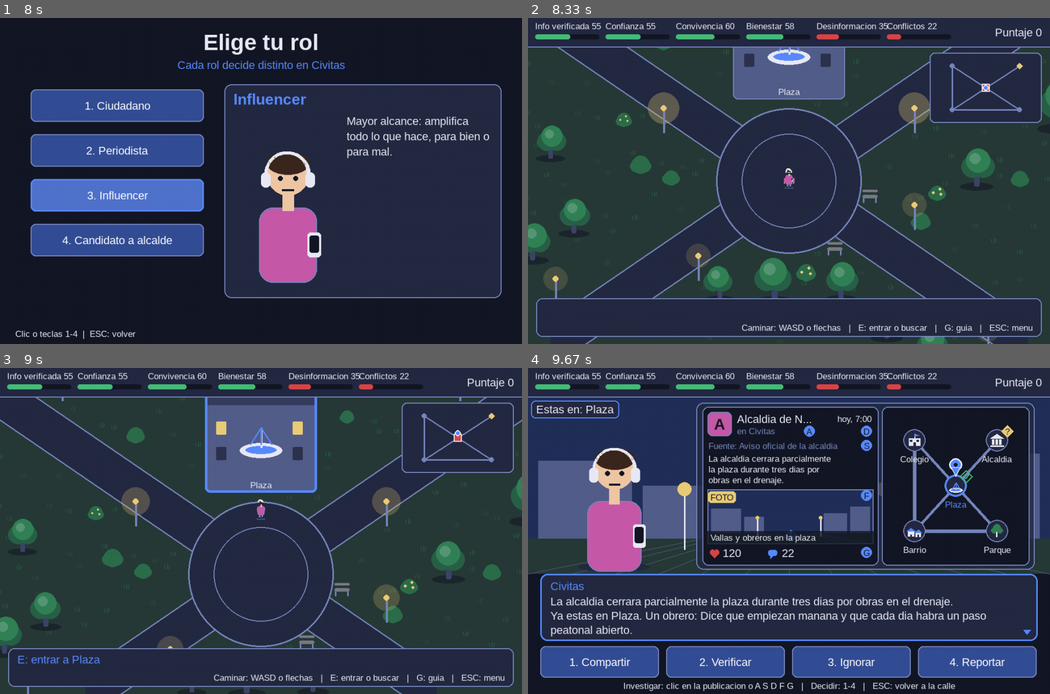
Above: before the commit, frames 1-4 (two rows, left to right).
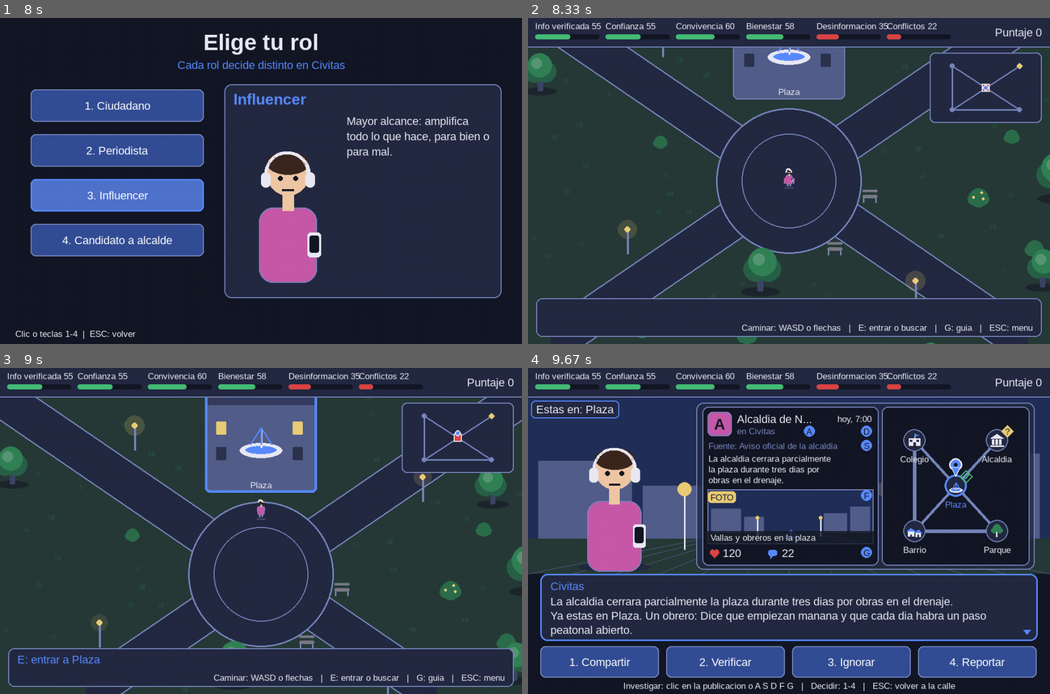
Above: after the commit, the same moments.

Repository: Jsvarela/POST-TRUTH
Game: pygame game, started from src/main.py
Two runs of this game, one before a commit and one after it. Both use one fixed random seed, a clock stepped at 60 frames per second and the inputs below.
Inputs (mouse positions are in pixels of both pictures, inside the frame that each line leads up to):
- Up to frame 1 (8 s): tap Enter at 0.33 s; hold Right 0.67-1.13 s; move the mouse to (428, 171) at 0.7 s; hold Up 1.17-1.47 s; hold Left 2-2.53 s; hold Down 2.57-2.87 s; hold Left 2.9-3.3 s; hold Up 3.33-3.7 s; hold Right 3.73-4.37 s; hold Down 4.4-4.77 s; hold Left 4.8-5.27 s; hold Right 5.3-5.77 s; hold Up 5.8-6.1 s; hold Left 6.63-7.17 s; hold Down 7.2-7.5 s; hold Left 7.53-7.93 s
- Up to frame 2 (8.33 s): click "3. Influencer" at 8.02 s; tap 1 at 8.3 s
- Up to frame 3 (9 s): hold Up from 8.63 s (still down); move the mouse to (187, 462) at 8.67 s
- Up to frame 4 (9.67 s): release Up at 9 s; tap E at 9.03 s; hold Right from 9.37 s (still down); move the mouse to (924, 501) at 9.4 s

Frame 1 is identical in both runs. In frame 2, 8.1% of the frame differs, in the area x 0-100%, y 9-100%; in frame 3, 6.2%; in frame 4, nothing differs.

Commit message:
Decorado menos cargado: menos cesped, arboles, arbustos, faroles y pajaros; halos mas suaves

Diff:
--- a/src/post_truth/views/arte_mundo.py
+++ b/src/post_truth/views/arte_mundo.py
@@ -91,9 +91,9 @@
         """`brillo` (0..1) late despacio: el halo es semitransparente."""
         x, y = base
         lampara = (x, y - tam)
-        halo = tam // 2 + round(brillo * tam // 6)
+        halo = tam // 3 + round(brillo * tam // 10)
         capa = pygame.Surface((halo * 2, halo * 2), pygame.SRCALPHA)
-        pygame.draw.circle(capa, (*tema.detalle, 40 + round(40 * brillo)), (halo, halo), halo)
+        pygame.draw.circle(capa, (*tema.detalle, 22 + round(26 * brillo)), (halo, halo), halo)
         pantalla.blit(capa, (lampara[0] - halo, lampara[1] - halo))
         pygame.draw.line(pantalla, tema.borde, (x, y), lampara, max(2, tam // 12))
         pygame.draw.circle(pantalla, tema.detalle, lampara, max(2, tam // 8))
--- a/src/post_truth/views/decorado.py
+++ b/src/post_truth/views/decorado.py
@@ -13,10 +13,10 @@
 from post_truth.models.mundo import MundoCiudad
 
 SEMILLA = 2026
-SEPARACION_CESPED = 64     # px del mundo entre matas de cesped (con un poco de azar)
-MAX_ARBOLES, SEPARACION_ARBOLES = 70, 95
-MAX_ARBUSTOS, SEPARACION_ARBUSTOS = 60, 55
-SEPARACION_FAROLES = 260    # a lo largo de cada calle
+SEPARACION_CESPED = 95     # px del mundo entre matas de cesped (con un poco de azar)
+MAX_ARBOLES, SEPARACION_ARBOLES = 42, 130
+MAX_ARBUSTOS, SEPARACION_ARBUSTOS = 28, 90
+SEPARACION_FAROLES = 420    # a lo largo de cada calle
 MARGEN_BORDE = 30           # nada pegado al borde del mundo
 
 
@@ -75,7 +75,7 @@
                for p in _esparcir(mundo, rng, MAX_ARBOLES, SEPARACION_ARBOLES, 48)]
     lejos_de_arboles = [p for p in _esparcir(mundo, rng, MAX_ARBUSTOS * 2, SEPARACION_ARBUSTOS, 22)
                         if all(math.dist(p, a[:2]) >= 55 for a in arboles)][:MAX_ARBUSTOS]
-    arbustos = [(*p, rng.uniform(0.8, 1.2), rng.random() < 0.4) for p in lejos_de_arboles]
+    arbustos = [(*p, rng.uniform(0.8, 1.2), rng.random() < 0.3) for p in lejos_de_arboles]
 
     faroles = []
     for c in mundo.calles:   # a un costado de cada calle, alternando lados, fuera de las plazas
--- a/src/post_truth/views/mundo_view.py
+++ b/src/post_truth/views/mundo_view.py
@@ -24,7 +24,7 @@
 AYUDA = "Caminar: WASD o flechas   |   E: entrar o buscar   |   G: guia   |   ESC: menu"
 ALTO_PERSONAJE = 3.2   # alto del personaje en radios de colision del jugador
 # Pajaros: (y de partida, velocidad en px del mundo/s, desfase): cruzan el mundo en bucle por encima de todo
-PAJAROS = ((260, 70, 0.0), (300, 70, 0.6), (900, -55, 2.0), (1250, 85, 4.1))
+PAJAROS = ((260, 70, 0.0), (300, 70, 0.6), (1100, -55, 9.0))
 RECT_MINIMAPA = pygame.Rect(ANCHO - px(16) - px(220), RECT_HUD.bottom + px(12), px(220), px(138))
 
 
--- a/tests/test_decorado.py
+++ b/tests/test_decorado.py
@@ -33,10 +33,10 @@
 
     def test_hay_de_todo(self) -> None:
         d = self.d
-        self.assertGreater(len(d.cesped), 300)
-        self.assertGreaterEqual(len(d.arboles), 40)
-        self.assertGreaterEqual(len(d.arbustos), 30)
-        self.assertGreaterEqual(len(d.faroles), 10)
+        self.assertGreater(len(d.cesped), 150)
+        self.assertGreaterEqual(len(d.arboles), 30)
+        self.assertGreaterEqual(len(d.arbustos), 15)
+        self.assertGreaterEqual(len(d.faroles), 6)
         self.assertGreaterEqual(len(d.bancas), len(self.m.plazas))
 
     def test_nada_cae_sobre_calles_plazas_ni_edificios_ni_fuera_del_mundo(self) -> None:
@@ -53,7 +53,7 @@
         for i, a in enumerate(arboles):
             self.assertGreaterEqual(distancia_a_lo_transitable(self.m, a), 48)
             for b in arboles[i + 1:]:
-                self.assertGreaterEqual(math.dist(a, b), 95)
+                self.assertGreaterEqual(math.dist(a, b), 130)
 
     def test_los_faroles_bordean_las_calles(self) -> None:
         for x, y, _ in self.d.faroles:
